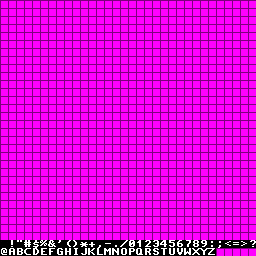
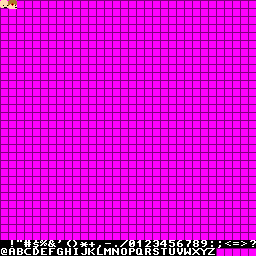
Layer changes from the first (256, 256) image to the second:
painted on "Background" over [0, 0, 17, 9]
